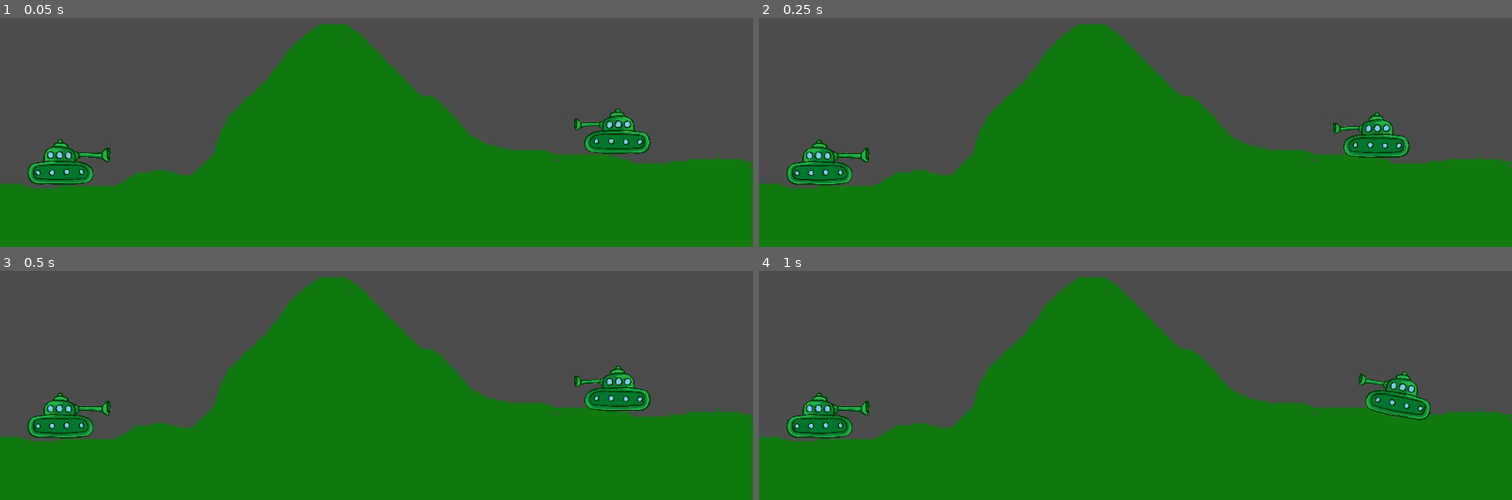
Above: before the commit, frames 1-4 (two rows, left to right).
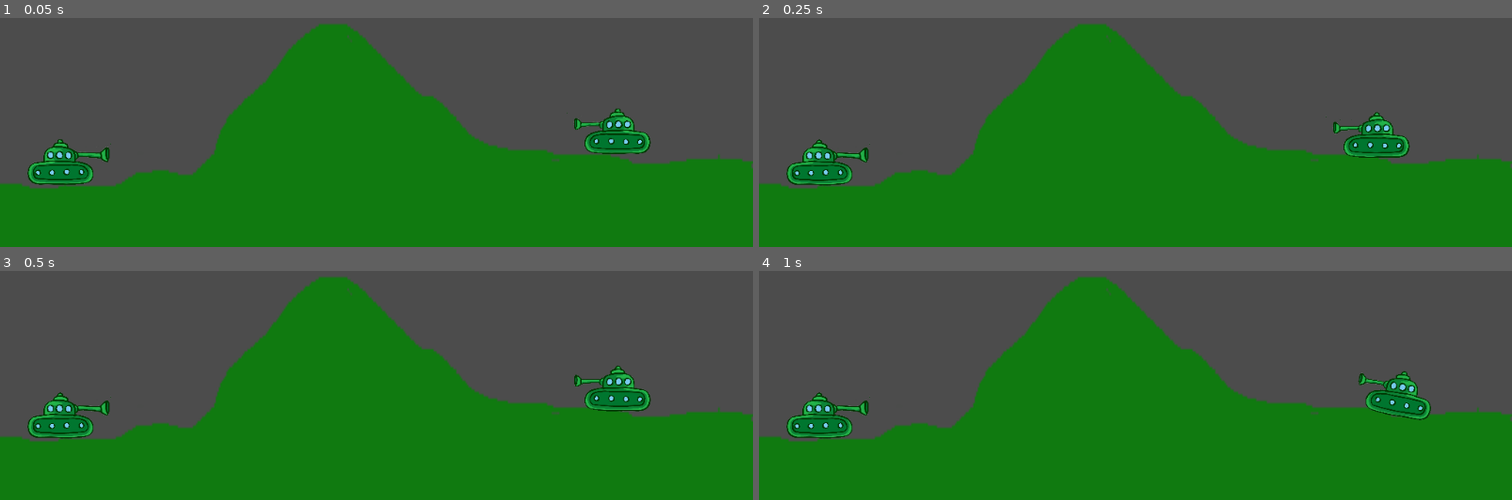
Above: after the commit, the same moments.

Repository: Sebirast/Godot-Simulation
Game: Godot game, scene res://world1.tscn
The game is run twice, just before and just after one commit, with the same random seed, the same clock (stepped at 60 frames per second) and the same inputs.
Inputs:
- Up to frame 1 (0.05 s): no input
- Up to frame 2 (0.25 s): no input
- Up to frame 3 (0.5 s): no input
- Up to frame 4 (1 s): tap Enter at 0.5 s; hold Right (ui_right) from 0.53 s (still down)

The runs differ from the first frame. In frame 1, less than 0.1% of the frame differs, in the area x 9-80%, y 44-64%; in frame 2, 0.1%; in frame 3, 0.1%; in frame 4, 0.2%, in the area x 10-90%, y 43-66%.
Error before the commit: Attempt to call function 'get_rotation_degrees' in base 'null instance' on a null instance. (res://TankLeftConduit.gd:4)

Commit message:
commit before refactoring

Diff:
--- a/Code/LeftTank.gd
+++ b/Code/LeftTank.gd
@@ -28,5 +28,10 @@
 
 
 
+
 	velocity += state.get_total_gravity() * step
 	state.set_linear_velocity(velocity)
+
+func _physics_process(delta):
+	if Input.is_action_pressed("LeftConduitDown"):
+		print($conduit.get_rotation_degrees())
--- a/Code/TankLeftConduit.tscn
+++ b/Code/LeftTankConduit.tscn
@@ -1,15 +1,15 @@
 [gd_scene load_steps=3 format=2]
 
 [ext_resource path="res://conduit-removebg-preview.png" type="Texture" id=1]
-[ext_resource path="res://TankLeftConduit.gd" type="Script" id=2]
+[ext_resource path="res://LeftTankConduit.gd" type="Script" id=2]
 
 [node name="LeftTankConduit" type="Node2D"]
-scale = Vector2( 0.2, 0.2 )
+position = Vector2( -224, -105 )
 script = ExtResource( 2 )
 
-[node name="Sprite1" type="Sprite" parent="."]
-rotation = 0.415388
-scale = Vector2( -1, 1 )
-z_index = -10
+[node name="conduit" type="Sprite" parent="."]
+position = Vector2( 223, 106 )
+rotation = 0.467748
+scale = Vector2( -0.2, 0.2 )
 texture = ExtResource( 1 )
-offset = Vector2( -97, -48 )
+offset = Vector2( -99, -50 )
--- a/Code/RightTank.tscn
+++ b/Code/RightTank.tscn
@@ -10,7 +10,7 @@
 [sub_resource type="RayShape2D" id=3]
 length = 155.0
 
-[node name="TankLeft" type="RigidBody2D"]
+[node name="RightTank" type="RigidBody2D"]
 mode = 2
 contacts_reported = 3
 angular_damp = 18.791
--- a/Code/RightTankConduit.tscn
+++ b/Code/RightTankConduit.tscn
@@ -7,7 +7,7 @@
 script = ExtResource( 2 )
 
 [node name="Sprite" type="Sprite" parent="."]
-position = Vector2( -0.513306, -0.335892 )
+position = Vector2( -1, -2 )
 rotation = -0.424115
 scale = Vector2( 0.8, 0.8 )
 texture = ExtResource( 1 )
--- a/Code/TankLeftConduit.gd
+++ b/Code/TankLeftConduit.gd
@@ -1,9 +1,9 @@
 extends Node2D
 
 func _physics_process(delta):
-	print($Sprite1.get_rotation_degrees())
-	var currentAngle = $Sprite1.get_rotation_degrees()
+	print($conduit.get_rotation_degrees())
+	var currentAngle = $conduit.get_rotation_degrees()
 	if Input.is_action_pressed("LeftConduitUp") and not Input.is_action_pressed("LeftConduitDown"):
-		$Sprite1.set_rotation_degrees(currentAngle + 1)
+		$conduit.set_rotation_degrees(currentAngle + 1)
 	if Input.is_action_pressed("LeftConduitDown") and not Input.is_action_pressed("LeftConduitUp"):
-		$Sprite1.set_rotation_degrees(currentAngle - 1)
+		$conduit.set_rotation_degrees(currentAngle - 1)
--- a/Code/LeftTank.tscn
+++ b/Code/Tanks/LeftTank.tscn
@@ -1,9 +1,8 @@
-[gd_scene load_steps=7 format=2]
+[gd_scene load_steps=6 format=2]
 
 [ext_resource path="res://tank.png" type="Texture" id=1]
 [ext_resource path="res://LeftTank.gd" type="Script" id=2]
-[ext_resource path="res://TankLeftConduit.tscn" type="PackedScene" id=3]
-[ext_resource path="res://TankLeftConduit.gd" type="Script" id=4]
+[ext_resource path="res://conduit-removebg-preview.png" type="Texture" id=3]
 
 [sub_resource type="RayShape2D" id=2]
 length = 155.0
@@ -16,6 +15,13 @@
 contacts_reported = 3
 angular_damp = 18.791
 script = ExtResource( 2 )
+
+[node name="conduit" type="Sprite" parent="."]
+position = Vector2( 6, -9 )
+rotation = -2.71748
+scale = Vector2( 0.2, -0.2 )
+texture = ExtResource( 3 )
+offset = Vector2( -98, -51 )
 
 [node name="Tank" type="Sprite" parent="."]
 scale = Vector2( -0.2, 0.2 )
@@ -40,12 +46,8 @@
 position = Vector2( -21, 0 )
 scale = Vector2( 0.2, 0.2 )
 shape = SubResource( 3 )
-script = ExtResource( 4 )
 
 [node name="CollisionShape2D4" type="CollisionShape2D" parent="."]
 position = Vector2( 20, 0 )
 scale = Vector2( 0.2, 0.2 )
 shape = SubResource( 3 )
-
-[node name="Node2D" parent="." instance=ExtResource( 3 )]
-position = Vector2( 8, -9 )
--- a/Code/conduit.gd
+++ b/Code/conduit.gd
@@ -2,7 +2,6 @@
 
 func _physics_process(delta):
 	var currentAngle = $Sprite.get_rotation_degrees()
-	print(currentAngle)
 	if Input.is_action_pressed("ui_up") and not Input.is_action_pressed("ui_down"):
 		$Sprite.set_rotation_degrees(currentAngle + 1)
 	if Input.is_action_pressed("ui_down") and not Input.is_action_pressed("ui_up"):
--- a/Code/project.godot
+++ b/Code/project.godot
@@ -9,7 +9,7 @@
 config_version=4
 
 _global_script_classes=[ {
-"base": "Reference",
+"base": "RigidBody2D",
 "class": "Tank",
 "language": "GDScript",
 "path": "res://RightTank.gd"
--- a/Code/world1.tscn
+++ b/Code/world1.tscn
@@ -2,7 +2,7 @@
 
 [ext_resource path="res://world1.png" type="Texture" id=1]
 [ext_resource path="res://RightTank.tscn" type="PackedScene" id=2]
-[ext_resource path="res://LeftTank.tscn" type="PackedScene" id=3]
+[ext_resource path="res://Tanks/LeftTank.tscn" type="PackedScene" id=3]
 
 [node name="World" type="Node2D"]
 
Not shown, changed: .DS_Store
